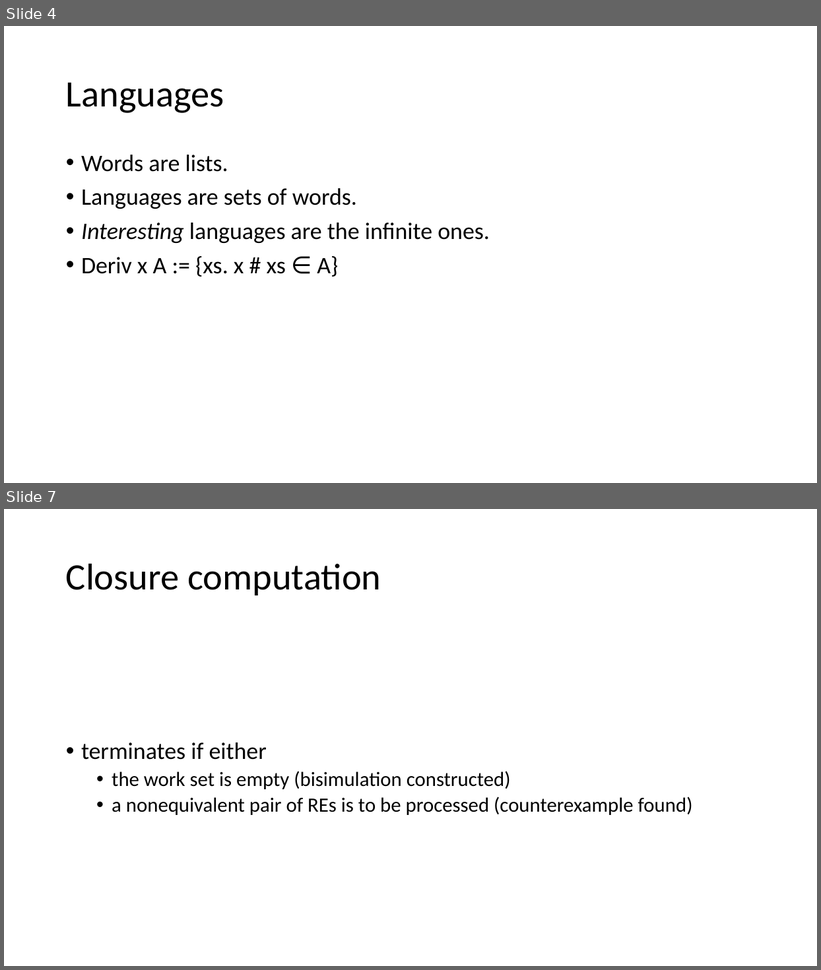
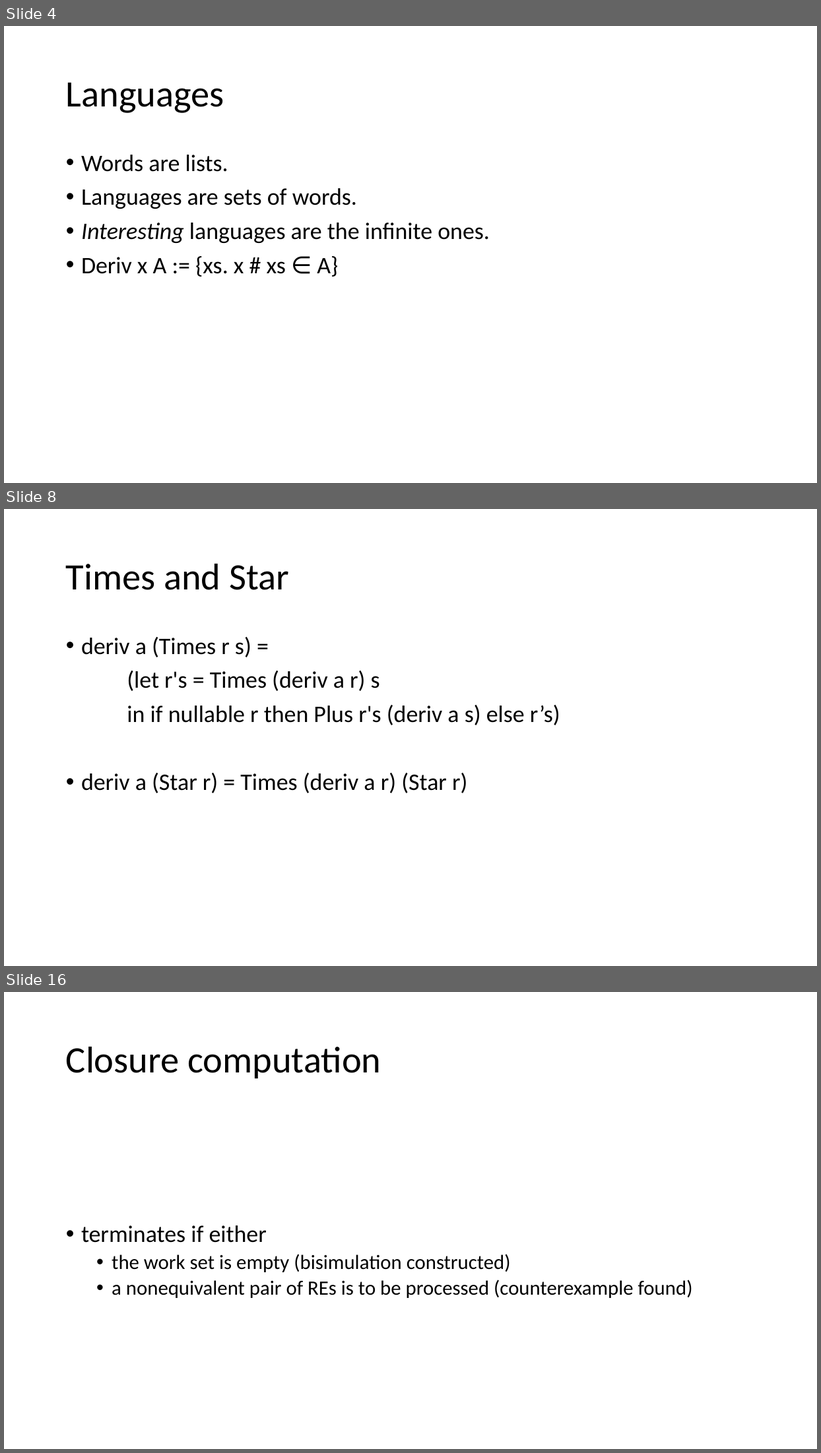
Before and after one commit to Helli/fds_seminar, a slide deck: slides.pptx. Shown one above the other, each under a label of ours: slides 4 and 7 before the commit, slides 4, 8 and 16 after it; the slides between them are not shown. The pictures are 821x970 and 821x1453 pixels, drawn with LibreOffice and Linux fonts; fonts in the diff are those of the drawing. Boxes give left, top, right and bottom in pixels: in the first picture for what was removed or moved away, otherwise in the second. Text is boxed around its words. In the diff, an @@ line names an element or a change of style, - is before the commit and + after.

```diff
--- a/slides.pptx
+++ b/slides.pptx
@@ slide 8 added at [4, 509, 817, 966], background #FFFFFF @@
@@ title added at [66, 563, 289, 590], 44 pt, text #000000 @@
+Times and Star
@@ text added at [81, 637, 560, 793], 28 pt, text #000000 @@
+• deriv a (Times r s) =
+(let r's = Times (deriv a r) s
+in if nullable r then Plus r's (deriv a s) else r’s)
+• deriv a (Star r) = Times (deriv a r) (Star r)
@@ what was slide 7 is now slide 16 @@
```
Also in this commit, not shown: 3 slides changed, 10 other slides added, 1 slide removed, 2 other files.
